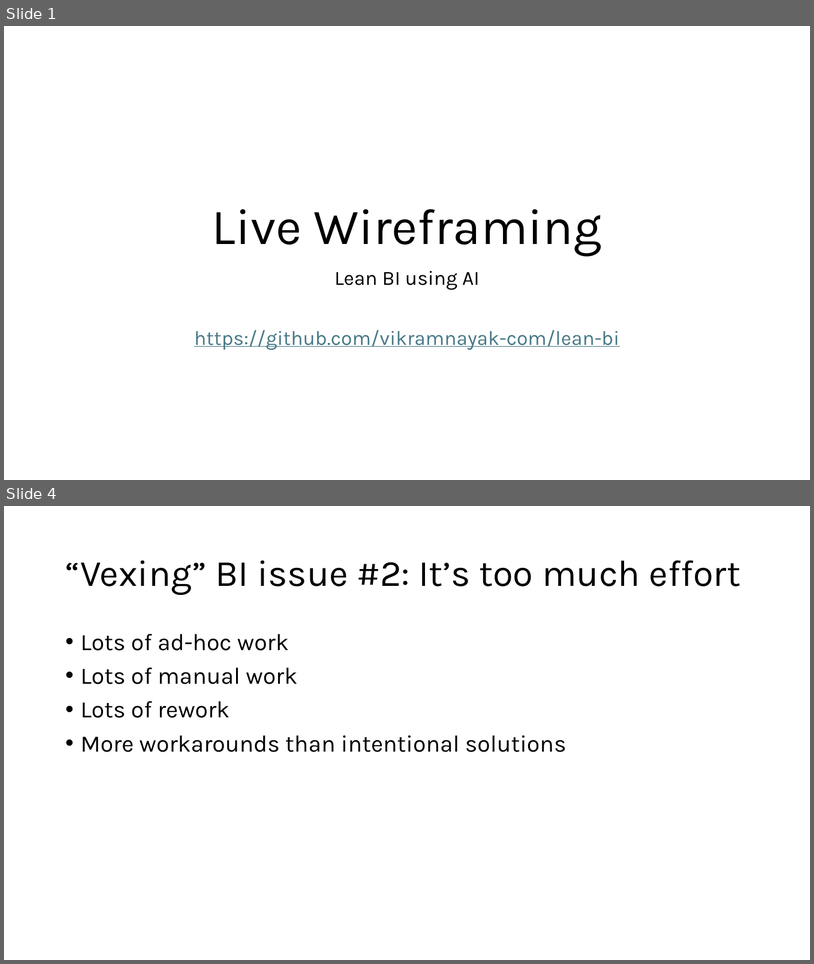
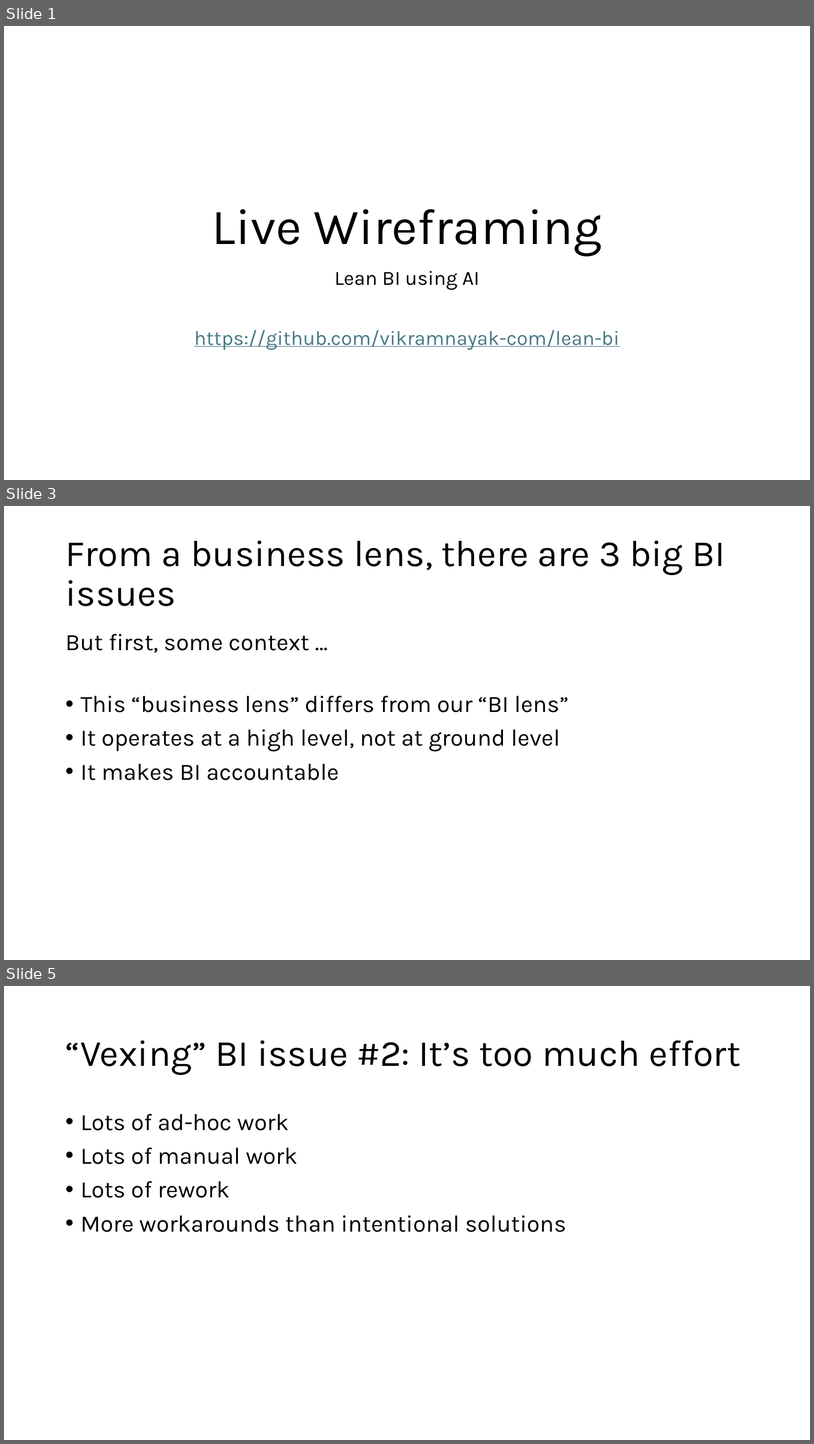
Before and after one commit to vikramnayak-com/lean-bi, a slide deck: Wireframing_Lean_BI_using_AI.pptx. Shown one above the other, each under a label of ours: slides 1 and 4 before the commit, slides 1, 3 and 5 after it; the slides between them are not shown. The pictures are 814x964 and 814x1444 pixels, drawn with LibreOffice and Linux fonts; fonts in the diff are those of the drawing. Boxes give left, top, right and bottom in pixels: in the first picture for what was removed or moved away, otherwise in the second. Text is boxed around its words. In the diff, an @@ line names an element or a change of style, - is before the commit and + after.

```diff
--- a/Wireframing_Lean_BI_using_AI.pptx
+++ b/Wireframing_Lean_BI_using_AI.pptx
@@ slide 3 added at box(4, 506, 810, 960), background #FFFFFF @@
@@ title added at box(65, 540, 725, 606), 44 pt, text #000000 @@
+From a business lens, there are 3 big BI issues
@@ text added at box(65, 634, 569, 780), 28 pt, text #000000 @@
+But first, some context …
+• This “business lens” differs from our “BI lens”
+• It operates at a high level, not at ground level
+• It makes BI accountable
@@ what was slide 4 is now slide 5 @@
```
Also in this commit, not shown: 10 slides changed, 1 other slide added, 1 slide removed.
